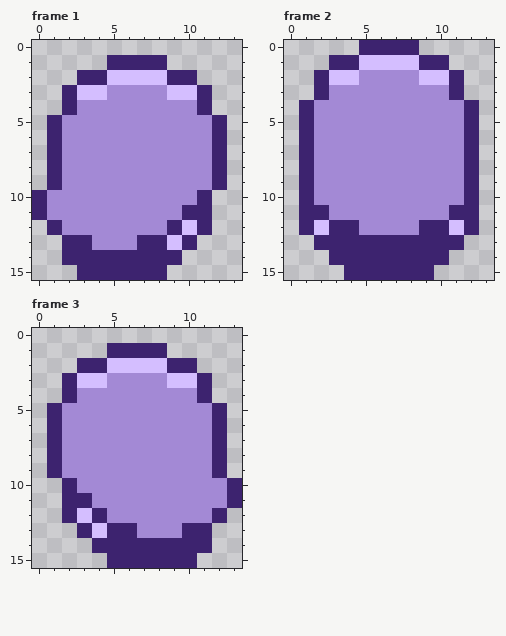
File history of a pixel-art file, assets/sprites/projects/charlotte_walk_up.aseprite. The picture above is the old version.
14x16 pixels, 4 frames. Colours within 5 levels of each other are drawn and written as one. Shown: frame 1, frame 2, frame 3. The commit also changed other frames, which this record leaves out.
The same view after the edit:
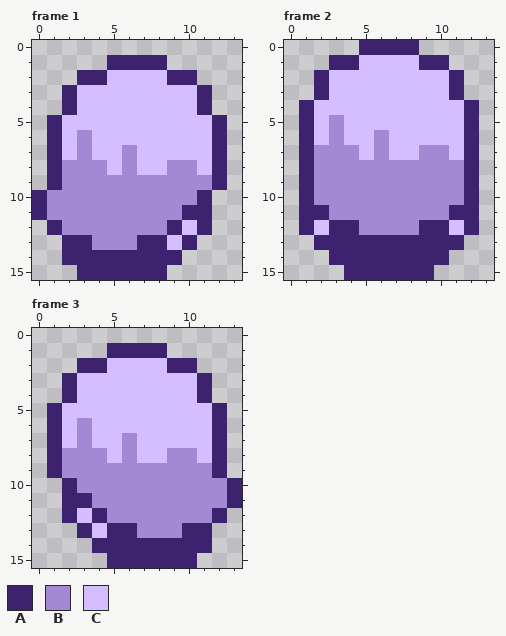
Palette (. is transparent): A #3d236f  B #a389d5  C #d4beff
Log entry: Better charlotte lighting
Change:
{"where": "frame 1, layers \"Layer 2\", \"Layer 1\""}
{"frame":1,"y":3,"x":5,"old":"BBBB","new":"CCCC"}
{"frame":1,"y":4,"x":3,"old":"BBBBBBBB","new":"CCCCCCCC"}
{"frame":1,"y":5,"x":2,"old":"BBBBBBBBBB","new":"CCCCCCCCCC"}
{"frame":1,"y":6,"x":2,"old":"B","new":"C"}
{"frame":1,"y":6,"x":4,"old":"BBBBBBBB","new":"CCCCCCCC"}
{"frame":1,"y":7,"x":2,"old":"B","new":"C"}
{"frame":1,"y":7,"x":4,"old":"BB","new":"CC"}
{"frame":1,"y":7,"x":7,"old":"BBBBB","new":"CCCCC"}
{"frame":1,"y":8,"x":5,"old":"B","new":"C"}
{"frame":1,"y":8,"x":7,"old":"BB","new":"CC"}
{"frame":1,"y":8,"x":11,"old":"B","new":"C"}
{"where": "frame 2, layer \"Layer 1\""}
{"frame":2,"y":2,"x":5,"old":"BBBB","new":"CCCC"}
{"frame":2,"y":3,"x":3,"old":"BBBBBBBB","new":"CCCCCCCC"}
{"frame":2,"y":4,"x":2,"old":"BBBBBBBBBB","new":"CCCCCCCCCC"}
{"frame":2,"y":5,"x":2,"old":"B","new":"C"}
{"frame":2,"y":5,"x":4,"old":"BBBBBBBB","new":"CCCCCCCC"}
{"frame":2,"y":6,"x":2,"old":"B","new":"C"}
{"frame":2,"y":6,"x":4,"old":"BB","new":"CC"}
{"frame":2,"y":6,"x":7,"old":"BBBBB","new":"CCCCC"}
{"frame":2,"y":7,"x":5,"old":"B","new":"C"}
{"frame":2,"y":7,"x":7,"old":"BB","new":"CC"}
{"frame":2,"y":7,"x":11,"old":"B","new":"C"}
{"where": "frame 3, layers \"Layer 2\", \"Layer 1\""}
{"frame":3,"y":3,"x":5,"old":"BBBB","new":"CCCC"}
{"frame":3,"y":4,"x":3,"old":"BBBBBBBB","new":"CCCCCCCC"}
{"frame":3,"y":5,"x":2,"old":"BBBBBBBBBB","new":"CCCCCCCCCC"}
{"frame":3,"y":6,"x":2,"old":"B","new":"C"}
{"frame":3,"y":6,"x":4,"old":"BBBBBBBB","new":"CCCCCCCC"}
{"frame":3,"y":7,"x":2,"old":"B","new":"C"}
{"frame":3,"y":7,"x":4,"old":"BB","new":"CC"}
{"frame":3,"y":7,"x":7,"old":"BBBBB","new":"CCCCC"}
{"frame":3,"y":8,"x":5,"old":"B","new":"C"}
{"frame":3,"y":8,"x":7,"old":"BB","new":"CC"}
{"frame":3,"y":8,"x":11,"old":"B","new":"C"}
{"label":"changed","picture_box":[62,85,212,175]}
{"label":"changed","picture_box":[314,70,464,160]}
{"label":"changed","picture_box":[62,373,212,463]}
